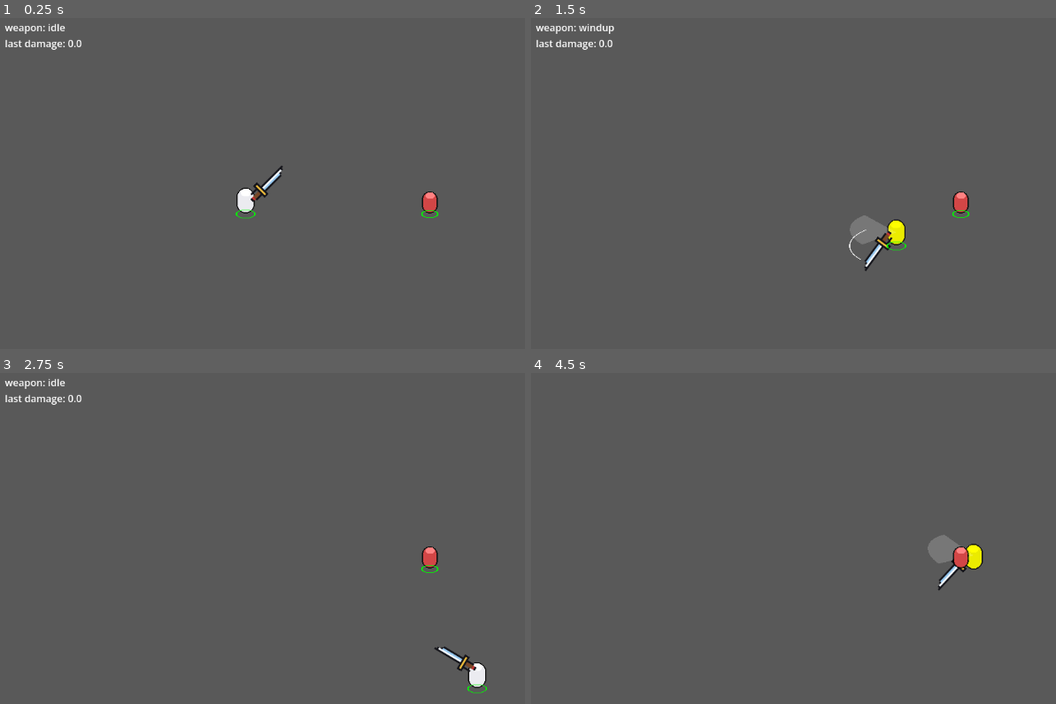
Above: before the commit, frames 1-4 (two rows, left to right).
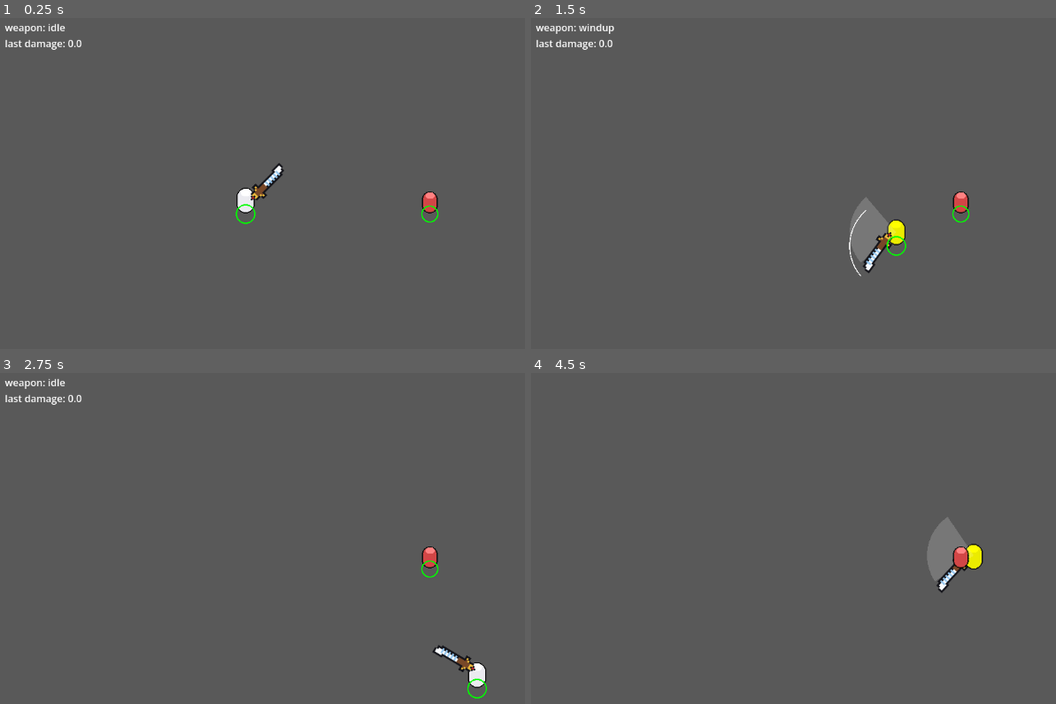
Above: after the commit, the same moments.

Repository: Matcry12/Thiat
Game: Godot game, scene res://scenes/arena.tscn
Same seed, same stepped clock (60 frames per second), same inputs: the game is played once before the commit and once after it.
Inputs (mouse positions are in pixels of both pictures, inside the frame that each line leads up to):
- Up to frame 1 (0.25 s): no input
- Up to frame 2 (1.5 s): tap Enter at 0.5 s; move the mouse to (1040, 193) at 0.52 s; hold D (move_right) 0.53-1.28 s; click (1040, 193) at 0.6 s; move the mouse to (741, 233) at 1.27 s; hold S (move_down) from 1.28 s (still down); click (741, 233) at 1.35 s
- Up to frame 3 (2.75 s): move the mouse to (425, 482) at 2.02 s; release S (move_down) at 2.03 s; hold D (move_right) from 2.03 s (still down); click (425, 482) at 2.1 s
- Up to frame 4 (4.5 s): move the mouse to (851, 647) at 2.77 s; release D (move_right) at 2.78 s; hold W (move_up) 2.78-3.53 s; click (851, 647) at 2.85 s; move the mouse to (outside the picture) at 3.52 s; hold A (move_left) from 3.53 s (still down); click (outside the picture) at 3.6 s; tap F1 (debug_hitboxes) at 4.15 s; move the mouse to (672, 508) at 4.27 s; click (672, 508) at 4.35 s

The runs differ from the first frame. In frame 1, 0.4% of the frame differs, in the area x 44-84%, y 43-63%; in frame 2, 0.8%, in the area x 60-84%, y 54-79%; in frame 3, 0.3%; in frame 4, 0.6%.

Commit message:
fix(visuals): flat 2D, no fake 3D; chunky sword placeholder
Reverted the perspective squashing on debug and telegraph shapes. Soul Knight
is flat 2D: depth comes only from draw order, upright sprites and a simple
shadow. Circles are drawn as circles.

Decision 0009 amended - the phrase 2.5D invited exactly this mistake, so it now
states explicitly that there is no foreshortening, squashing or projection.

Sword placeholder redrawn chunkier with a dithered blue blade, gold guard and
red pommel, matching the reference style. Still points +X in the file and is
displayed tilted, so the swing maths are unchanged.

Co-Authored-By: Claude Opus 5 <noreply@anthropic.com>

Diff:
--- a/scripts/debug_overlay.gd
+++ b/scripts/debug_overlay.gd
@@ -3,10 +3,6 @@
 ## tint reference, the sword wedge, and top-left timing text.
 
 @export var player_path: NodePath
-
-## How flat a floor circle is drawn. Matches the shadow ellipse so ground shapes
-## read as lying on the floor rather than standing up.
-const GROUND_SQUASH := 0.45
 
 var enabled := true
 var last_damage := 0.0
@@ -68,9 +64,7 @@
 		var half_arc := deg_to_rad(weapon.arc_degrees / 2.0)
 		var from_angle := aim.angle() - half_arc
 		var to_angle := aim.angle() + half_arc
-		_draw_layer.draw_set_transform(_player.global_position, 0.0, Vector2(1.0, GROUND_SQUASH))
-		_draw_layer.draw_arc(Vector2.ZERO, weapon.reach, from_angle, to_angle, 24, Color.WHITE, 1.5)
-		_draw_layer.draw_set_transform(Vector2.ZERO, 0.0, Vector2.ONE)
+		_draw_layer.draw_arc(_player.global_position, weapon.reach, from_angle, to_angle, 24, Color.WHITE, 1.5)
 
 func _draw_hurtbox_outline(hurtbox: Hurtbox) -> void:
 	var cs := hurtbox.get_node("CollisionShape2D") as CollisionShape2D
@@ -78,9 +72,7 @@
 	if shape:
 		_draw_ground_circle(cs.global_position, shape.radius, Color.GREEN, 2.0)
 
-## Hit shapes live on the FLOOR plane in 2.5D, so draw them squashed like a
-## shadow. A true circle would look like a hoop standing through the character.
+## Flat 2D circle. No perspective squashing — this game fakes depth only through
+## draw order and upright sprites (decision 0009), never through projection.
 func _draw_ground_circle(at: Vector2, radius: float, color: Color, width: float) -> void:
-	_draw_layer.draw_set_transform(at, 0.0, Vector2(1.0, GROUND_SQUASH))
-	_draw_layer.draw_arc(Vector2.ZERO, radius, 0, TAU, 28, color, width)
-	_draw_layer.draw_set_transform(Vector2.ZERO, 0.0, Vector2.ONE)
+	_draw_layer.draw_arc(at, radius, 0, TAU, 28, color, width)
--- a/scripts/visual/weapon_visual.gd
+++ b/scripts/visual/weapon_visual.gd
@@ -19,7 +19,6 @@
 @export var windup_angle_degrees := 60.0   ## how far back the blade winds up, relative to aim
 @export var show_reach_telegraph := true   ## faint wedge during windup, reused from the old swing_arc draw code
 @export var telegraph_color := Color(1, 1, 1, 0.18)
-@export var ground_squash := 0.45          ## flatten floor shapes so they read as lying down (2.5D)
 
 @onready var blade: Sprite2D = $Blade
 
@@ -79,10 +78,8 @@
 		return
 	var half := deg_to_rad(weapon.arc_degrees * 0.5)
 	var r: float = weapon.reach
-	# Squashed: the reach lies on the floor, so it must look flat (decision 0009).
 	var points := PackedVector2Array([Vector2.ZERO])
 	var steps := 16
 	for i in steps + 1:
-		var p := Vector2.RIGHT.rotated(lerpf(-half, half, float(i) / steps)) * r
-		points.append(Vector2(p.x, p.y * ground_squash))
+		points.append(Vector2.RIGHT.rotated(lerpf(-half, half, float(i) / steps)) * r)
 	draw_colored_polygon(points, telegraph_color)
Binary file changed: assets/placeholder/sword.png
Not shown, changed: .claude/memory/mistakes.md
Not shown, changed: docs/decision/0009-perspective-2-5d.md
Not shown, changed: docs/wiki/prototype-v0.md
